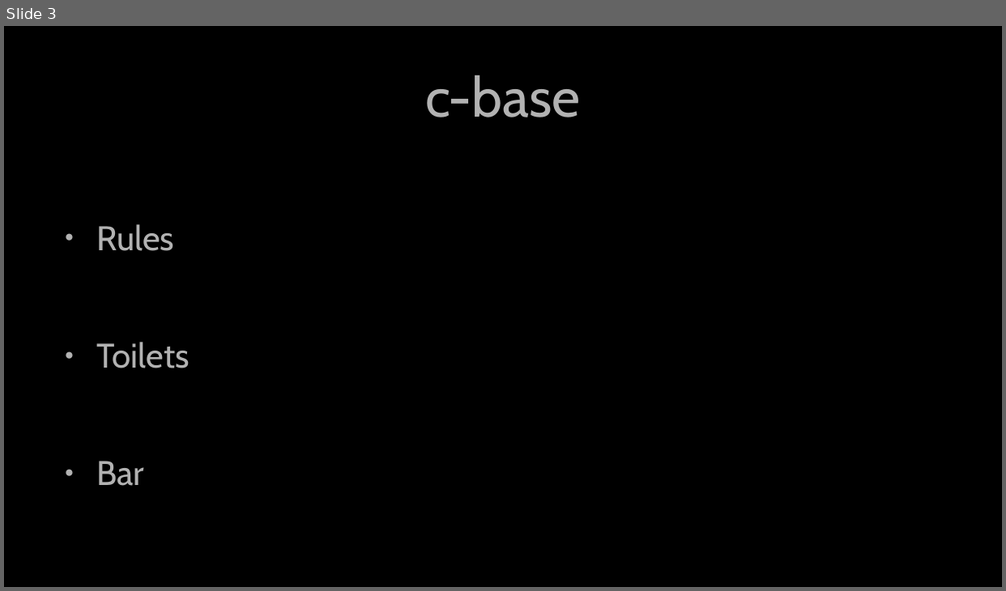
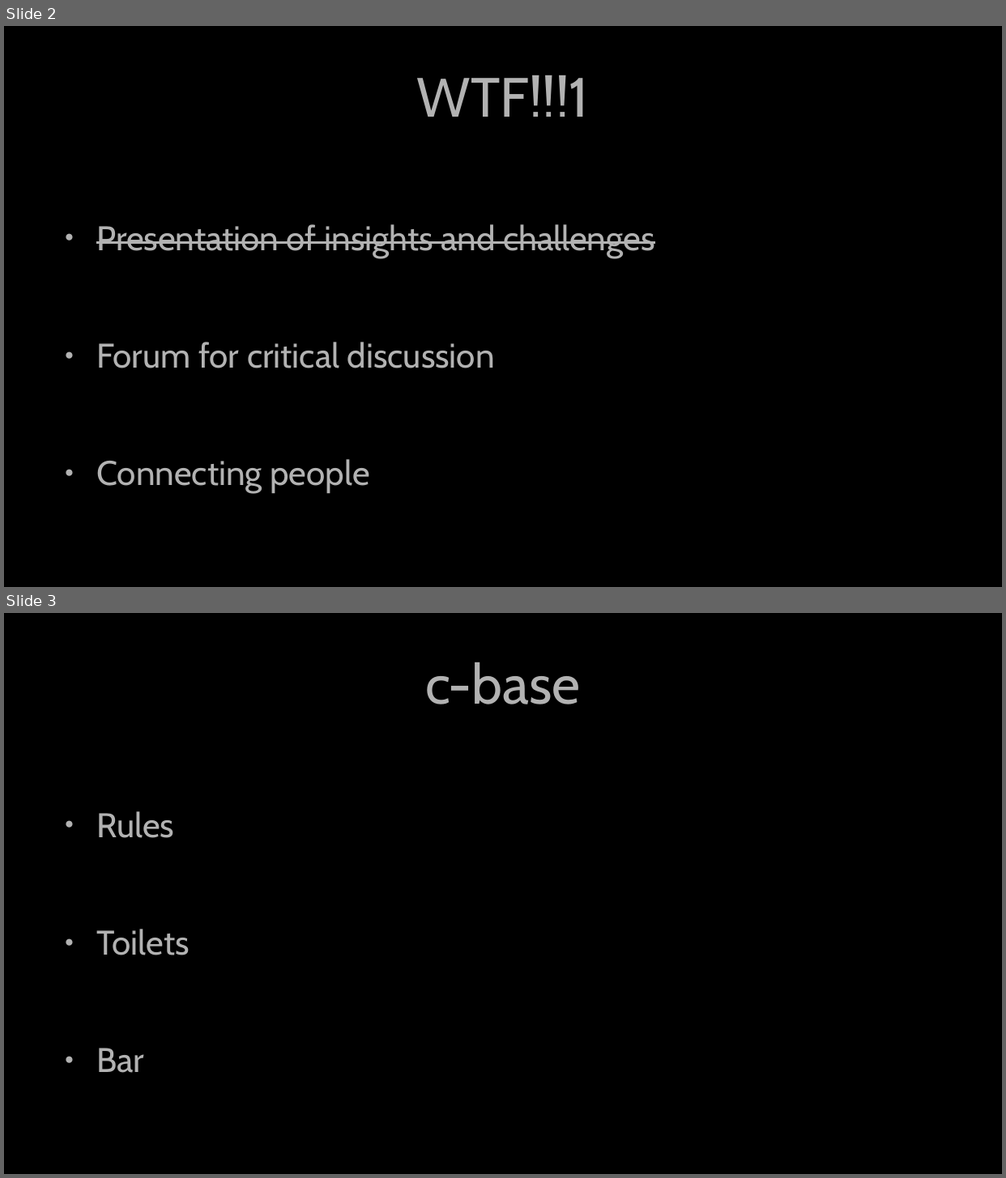
Before and after one commit to Security-Nights/orga, a slide deck: 2023/March/presentation.odp. Shown one above the other, each under a label of ours: slide 3 before the commit, slides 2 and 3 after it. The pictures are 1006x591 and 1006x1178 pixels, drawn with LibreOffice and Linux fonts; fonts in the diff are those of the drawing. Boxes give left, top, right and bottom in pixels: in the first picture for what was removed or moved away, otherwise in the second. Text is boxed around its words. In the diff, an @@ line names an element or a change of style, - is before the commit and + after.

```diff
--- a/2023/March/presentation.odp
+++ b/2023/March/presentation.odp
@@ slide 2 added at [4,26,1002,587], background #000000 @@
@@ title added at [417,75,589,117], 44 pt, text #B2B2B2 @@
+WTF!!!1
@@ text added at [96,224,654,493], 27.2 pt, text #B2B2B2 @@
+● Presentation of insights and challenges
+● Forum for critical discussion
+● Connecting people
```
Also in this commit, not shown: 4 slides changed, 1 other slide added, 2 slides removed, 1 other file.
